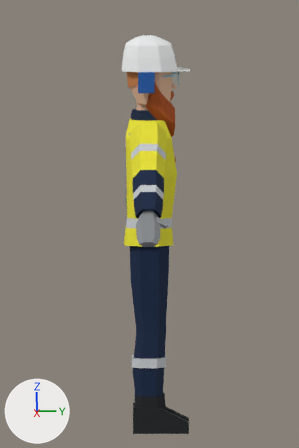
An edit to the Blender file characters/bearded_operator/bearded_operator_ppe_deck.blend, drawn before and after from the same camera.
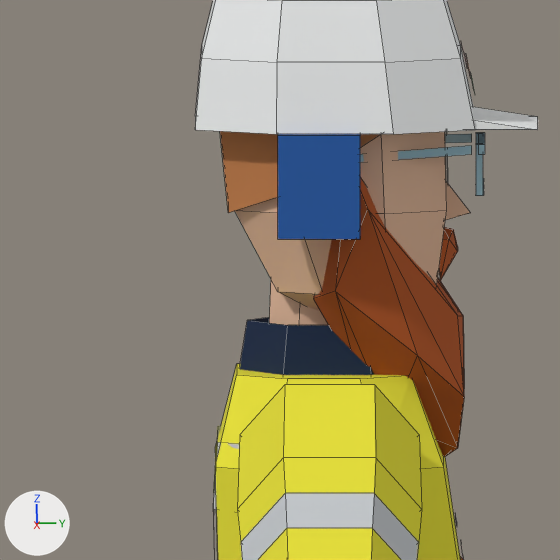
Each version appears first from the file's camera 'Cam', and next in a close-up on the part from 28% to 65% of the width and 10% to 35% of the height. Lighting does not change. The marker at lower left points along +X, +Y and +Z. The last two pictures show the newer version. The close-ups show mesh edges as thin lines.

Script lines for the objects in view, before the commit:
```python
me_bearded_operator_ppe_deck = bpy.data.meshes.new('bearded_operator_ppe_deck')
me_bearded_operator_ppe_deck.from_pydata(...)  # 783 vertices, 578 faces; spans x -0.65..0.65, y -0.13..0.19, z 0.0..1.81
me_bearded_operator_ppe_deck.materials.append(mat_m_characterpalette)  # picture img_palette_png
ob_bearded_operator_ppe_deck = bpy.data.objects.new('bearded_operator_ppe_deck', me_bearded_operator_ppe_deck)
ob_bearded_operator_ppe_deck.location = (0.0, 0.0, 0.0)
```
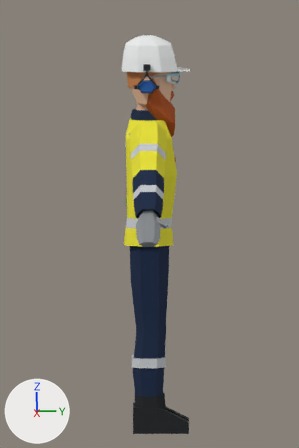
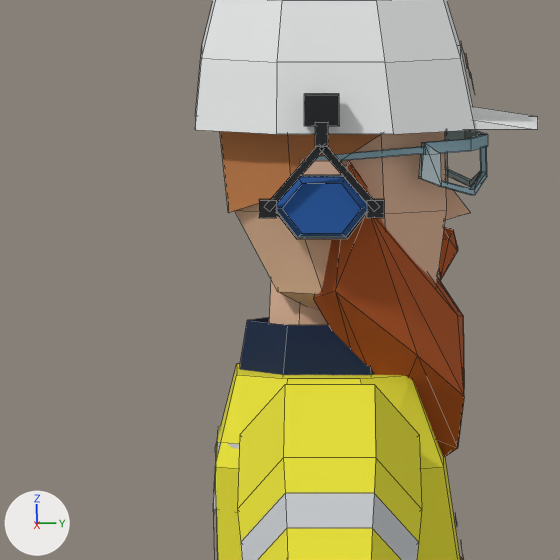
Where the change shows, as pixel boxes [x1, y1, x2, y2] in the close-ups (560 x 560 px; the box of a moved part takes in the faces that stretch with it):
```json
{"part": 1, "of": "me_bearded_operator_ppe_deck", "change": "added", "after": [367, 199, 384, 218]}
{"part": 2, "of": "me_bearded_operator_ppe_deck", "change": "moved or reshaped", "before": [476, 133, 478, 144], "after": [264, 146, 324, 212]}
{"part": 3, "of": "me_bearded_operator_ppe_deck", "change": "added", "after": [259, 199, 277, 218]}
{"part": 4, "of": "me_bearded_operator_ppe_deck", "change": "added", "after": [418, 130, 488, 195]}
{"part": 5, "of": "me_bearded_operator_ppe_deck", "change": "reshaped", "before": [278, 133, 485, 239], "after": [277, 146, 424, 239]}
{"part": 6, "of": "me_bearded_operator_ppe_deck", "change": "surface changed", "before": [476, 144, 484, 196], "after": [304, 94, 339, 146]}
```

The change, as JSON lines over the scene's bpy script:
```json
{"block": "me_bearded_operator_ppe_deck", "where": "# used by ob_bearded_operator_ppe_deck; location = (0.0, 0.0, 0.0)"}
{"op": "remove", "block": "me_bearded_operator_ppe_deck", "code": "me_bearded_operator_ppe_deck.from_pydata(...)  # 783 vertices, 578 faces; spans x -0.65..0.65, y -0.13..0.19, z 0.0..1.81"}
{"op": "add", "block": "me_bearded_operator_ppe_deck", "code": "me_bearded_operator_ppe_deck.from_pydata(...)  # 945 vertices, 735 faces; spans x -0.65..0.65, y -0.13..0.19, z 0.0..1.81"}
{"block": "me_bearded_operator_ppe_deck", "change": "me_bearded_operator_ppe_deck part 1: a new loose piece, a box spanning x 0.15..0.168, y 0.029..0.045, z 1.58..1.596, in mat_m_characterpalette (picture img_palette_png)"}
{"block": "me_bearded_operator_ppe_deck", "change": "me_bearded_operator_ppe_deck part 2: the loose piece of 8 vertices spanning x -0.07, y 0.13, z 1.59..1.64 is multiplied about its middle by the matrix ((-1.592, -0.12, 0.104), (0.159, -1.203, 1.042), (0.0, 1.048, 1.209)), then moved by (0.24, -0.17, 0.0)"}
{"block": "me_bearded_operator_ppe_deck", "change": "me_bearded_operator_ppe_deck part 3: a new loose piece, a box spanning x 0.15..0.168, y -0.069..-0.053, z 1.58..1.596, in mat_m_characterpalette (picture img_palette_png)"}
{"block": "me_bearded_operator_ppe_deck", "change": "me_bearded_operator_ppe_deck part 4: a new loose piece of 66 vertices spanning x -0.11..0.11, y 0.08..0.14, z 1.59..1.64, in mat_m_characterpalette (picture img_palette_png)"}
{"block": "me_bearded_operator_ppe_deck", "change": "me_bearded_operator_ppe_deck part 5"}
{"block": "me_bearded_operator_ppe_deck", "change": "22 vertices are removed from x -0.16..0.12, y -0.05..0.14, z 1.56..1.65"}
{"block": "me_bearded_operator_ppe_deck", "change": "25 faces are deleted"}
{"block": "me_bearded_operator_ppe_deck", "change": "32 vertices move from x -0.16..0.16, y -0.05..0.14, z 1.56..1.65 to x 0.12..0.18, y -0.06..0.04, z 1.56..1.69"}
{"block": "me_bearded_operator_ppe_deck", "change": "38 vertices are added at x -0.17..0.17, y -0.06..0.08, z 1.56..1.65"}
{"block": "me_bearded_operator_ppe_deck", "change": "39 new faces join them"}
{"block": "me_bearded_operator_ppe_deck", "change": "me_bearded_operator_ppe_deck part 6: 14 kept faces spanning x 0.12..0.18, y -0.03..0.04, z 1.56..1.69 get new texture (UV) coordinates"}
{"block": "me_bearded_operator_ppe_deck", "change": "other edits to the shape of me_bearded_operator_ppe_deck do not show in these pictures"}
```
